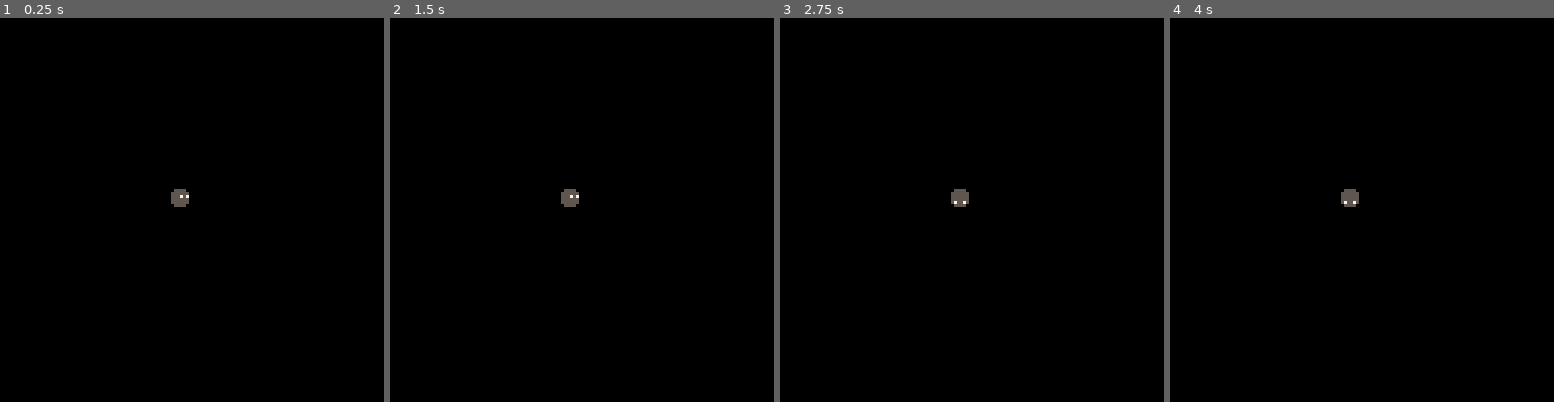
Above: before the commit, frames 1-4 (left to right).
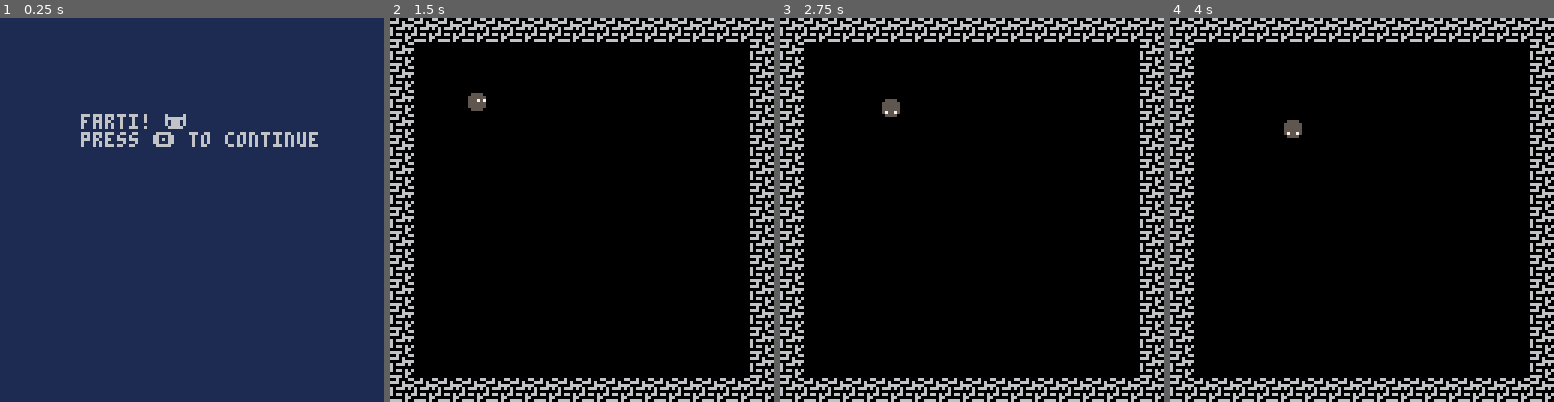
Above: after the commit, the same moments.

Repository: tupini07/games
Game: PICO-8 cartridge pico8/farti/farti.p8
The game is run twice, just before and just after one commit, with the same random seed, the same clock (stepped at 60 frames per second) and the same inputs.
Inputs:
- Up to frame 1 (0.25 s): no input
- Up to frame 2 (1.5 s): tap X (X key) at 0.33, 1.07 s; tap O (Z key) at 0.7 s
- Up to frame 3 (2.75 s): hold Right 1.6-2.1 s; tap O (Z key) at 1.7, 2.1, 2.5 s; tap X (X key) at 1.85 s; hold Right from 2.47 s (still down)
- Up to frame 4 (4 s): tap O (Z key) at 2.9, 3.3, 3.7 s; tap X (X key) at 2.97 s; release Right at 3.03 s; hold Left 3.08-3.58 s

The runs differ from the first frame. In frame 1, 100% of the frame differs, in the area x 0-100%, y 0-100%; in frame 2, 11%; in frame 3, 11%; in frame 4, 11%.

Commit message:
created scene manager and basic map loading

Diff:
--- a/pico8/farti/farti.p8
+++ b/pico8/farti/farti.p8
@@ -4,15 +4,83 @@
 -- farti
 
 function _init()
+	init_intro()
+
+ c_draw=draw_intro
+ c_update=update_intro
 end
 
 function _draw()
-	cls()
+	c_draw()
+end
+
+function _update60()
+	c_update()
+end
+-->8
+-- intro scene
+
+function init_intro()
+end
+
+function update_intro()
+	if btnp(🅾️) then
+		init_game()
+		c_update = update_game
+		c_draw = draw_game
+	end
+end
+
+function draw_intro()
+	cls(1)
+	print("farti! 🐱", 27, 32)
+	print("press 🅾️ to continue")
+end
+-->8
+-- game scene
+
+function init_game()
+	current_level = 1
+	init_level()
+end
+
+function update_game()
+	update_player()
+end
+
+function draw_game()
+	cls(0)
+	draw_map()
 	draw_player()
 end
-
-function _update60()
-	update_player()
+-->8
+-- level stuff
+current_level = 1
+
+function draw_map()
+	map(0,0)
+end
+
+function init_level()
+	set_player_pos()
+end
+
+function set_player_pos()
+	for x=1,128 do
+		for y=1,128 do
+			if mget(x,y) == 193 then
+				mset(x,y,0)
+
+				px = x * 8
+				py = y * 8
+
+				return
+			end
+		end
+	end
+
+	assert(false, "no player position set in " ..
+		"level: "..current_level)
 end
 -->8
 -- player
@@ -21,6 +89,8 @@
 py=64-8
 pa=0 -- player angle
 pf=false -- player impulse
+pacc={x=0,y=0}
+pvel={x=0,y=0}
 
 function update_player()
 	-- first update state considering
@@ -44,8 +114,30 @@
 
 	pf = btn(❎)
 
-	-- update player state with new
-	-- input
+	-- update player acc, vel, and pos
+	if pf then
+		local impulse_amount = 0.2
+		pacc.x = impulse_amount * cos(pa/360)
+		pacc.y = impulse_amount * sin(pa/360)
+	end
+
+	pacc.x *= 0.1
+	pacc.y *= 0.1
+
+	pvel.x += pacc.x
+	pvel.y += pacc.y
+
+	pvel.x *= 0.997
+	pvel.y *= 0.997
+
+	local new_x = px + pvel.x
+	local new_y = py + pvel.y
+
+	if fget(mget(flr(new_x/8),flr(new_y/8)),0) then
+	else
+		px = new_x
+		py = new_y
+	end
 end
 
 function draw_player()
@@ -96,3 +188,119 @@
 
 
 
+…(96 lines of a section not shown)…
+__gff__
+0000000000000000000000000000000000000000000000000000000000000000000000000000000000000000000000000000000000000000000000000000000000000000000000000000000000000000000000000000000000000000000000000000000000000000000000000000000000000000000000000000000000000000
+0000000000000000000000000000000000000000000000000000000000000000000000000000000000000000000000000000000000000000000000000000000001000000000000000000000000000000000000000000000000000000000000000000000000000000000000000000000000000000000000000000000000000000
+__map__
+c0c0c0c0c0c0c0c0c0c0c0c0c0c0c0c000000000000000000000000000000000000000000000000000000000000000000000000000000000000000000000000000000000000000000000000000000000000000000000000000000000000000000000000000000000000000000000000000000000000000000000000000000000
+c00000000000000000000000000000c000000000000000000000000000000000000000000000000000000000000000000000000000000000000000000000000000000000000000000000000000000000000000000000000000000000000000000000000000000000000000000000000000000000000000000000000000000000
+c00000000000000000000000000000c000000000000000000000000000000000000000000000000000000000000000000000000000000000000000000000000000000000000000000000000000000000000000000000000000000000000000000000000000000000000000000000000000000000000000000000000000000000
+c00000c10000000000000000000000c000000000000000000000000000000000000000000000000000000000000000000000000000000000000000000000000000000000000000000000000000000000000000000000000000000000000000000000000000000000000000000000000000000000000000000000000000000000
+c00000000000000000000000000000c000000000000000000000000000000000000000000000000000000000000000000000000000000000000000000000000000000000000000000000000000000000000000000000000000000000000000000000000000000000000000000000000000000000000000000000000000000000
+c00000000000000000000000000000c000000000000000000000000000000000000000000000000000000000000000000000000000000000000000000000000000000000000000000000000000000000000000000000000000000000000000000000000000000000000000000000000000000000000000000000000000000000
+c00000000000000000000000000000c000000000000000000000000000000000000000000000000000000000000000000000000000000000000000000000000000000000000000000000000000000000000000000000000000000000000000000000000000000000000000000000000000000000000000000000000000000000
+c00000000000000000000000000000c000000000000000000000000000000000000000000000000000000000000000000000000000000000000000000000000000000000000000000000000000000000000000000000000000000000000000000000000000000000000000000000000000000000000000000000000000000000
+c00000000000000000000000000000c000000000000000000000000000000000000000000000000000000000000000000000000000000000000000000000000000000000000000000000000000000000000000000000000000000000000000000000000000000000000000000000000000000000000000000000000000000000
+c00000000000000000000000000000c000000000000000000000000000000000000000000000000000000000000000000000000000000000000000000000000000000000000000000000000000000000000000000000000000000000000000000000000000000000000000000000000000000000000000000000000000000000
+c00000000000000000000000000000c000000000000000000000000000000000000000000000000000000000000000000000000000000000000000000000000000000000000000000000000000000000000000000000000000000000000000000000000000000000000000000000000000000000000000000000000000000000
+c00000000000000000000000000000c000000000000000000000000000000000000000000000000000000000000000000000000000000000000000000000000000000000000000000000000000000000000000000000000000000000000000000000000000000000000000000000000000000000000000000000000000000000
+c00000000000000000000000000000c000000000000000000000000000000000000000000000000000000000000000000000000000000000000000000000000000000000000000000000000000000000000000000000000000000000000000000000000000000000000000000000000000000000000000000000000000000000
+c00000000000000000000000000000c000000000000000000000000000000000000000000000000000000000000000000000000000000000000000000000000000000000000000000000000000000000000000000000000000000000000000000000000000000000000000000000000000000000000000000000000000000000
+c00000000000000000000000000000c000000000000000000000000000000000000000000000000000000000000000000000000000000000000000000000000000000000000000000000000000000000000000000000000000000000000000000000000000000000000000000000000000000000000000000000000000000000
+c0c0c0c0c0c0c0c0c0c0c0c0c0c0c0c000000000000000000000000000000000000000000000000000000000000000000000000000000000000000000000000000000000000000000000000000000000000000000000000000000000000000000000000000000000000000000000000000000000000000000000000000000000
Not shown, changed: 96 lines of the sprite sheet (__gfx__) section of pico8/farti/farti.p8
